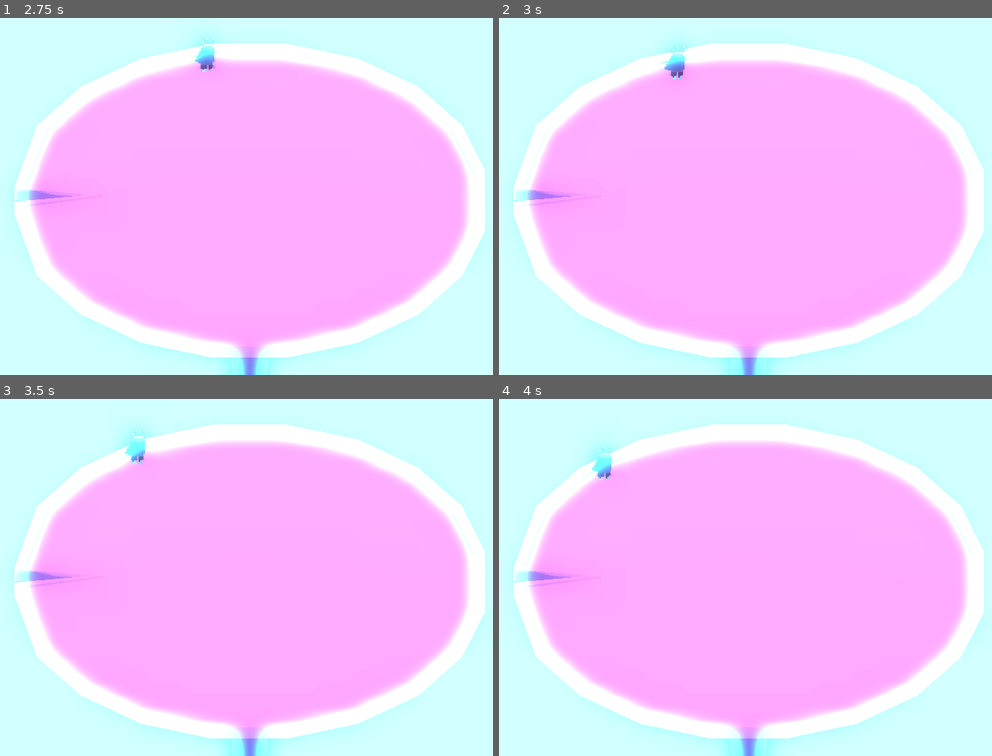
Above: before the commit, frames 1-4 (two rows, left to right).
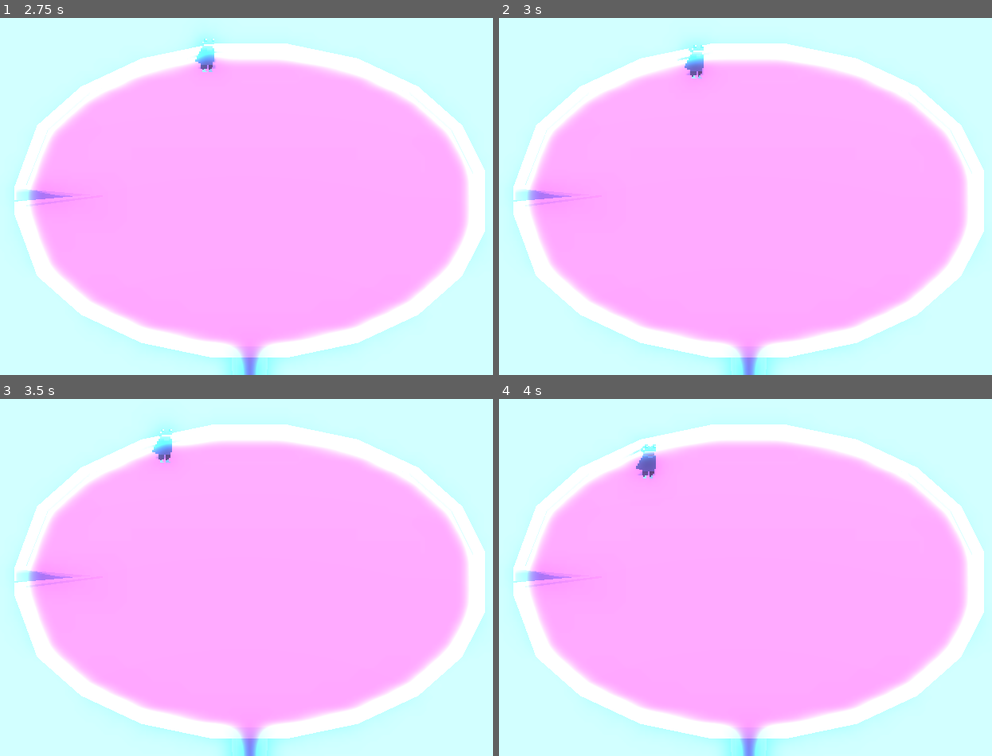
Above: after the commit, the same moments.

Repository: Brainthread/FrogGame
Game: Godot game, scene res://scenes/test.tscn
Same seed, same stepped clock (60 frames per second), same inputs: the game is played once before the commit and once after it.
Inputs (mouse positions are in pixels of both pictures, inside the frame that each line leads up to):
- Up to frame 1 (2.75 s): move the mouse to (211, 267) at 0.52 s; hold Up (up) 0.53-2.03 s; click (211, 267) at 0.6 s; tap Space (jump) at 0.77, 1.52 s; move the mouse to (433, 250) at 1.27 s; click (433, 250) at 1.35 s; move the mouse to (54, 142) at 2.02 s; hold A (left) from 2.03 s (still down); click (54, 142) at 2.1 s
- Up to frame 2 (3 s): keep holding A (left); move the mouse to (775, 196) at 2.77 s; click (775, 196) at 2.85 s
- Up to frame 3 (3.5 s): keep holding A (left); tap Space (jump) at 3.02 s
- Up to frame 4 (4 s): move the mouse to (646, 488) at 3.52 s; release A (left) at 3.53 s; hold S (down) from 3.53 s (still down); click (646, 488) at 3.6 s; tap Space (jump) at 3.77 s

Frame 1 is identical in both runs. In frame 2, 0.6% of the frame differs, in the area x 32-42%, y 7-18%; in frame 3, 0.7%; in frame 4, 0.7%, in the area x 18-32%, y 12-23%.

Commit message:
Create attack-vector

Diff:
--- a/scripts/InputReader.gd
+++ b/scripts/InputReader.gd
@@ -8,14 +8,26 @@
 	movement_vector = Input.get_vector("right", "left", "up", "down")
 
 
-func _get_attack_direction():
+func _get_attack_direction(object):
 	if joystick:
-		pass
+		return null
 	else:
-		_get_relative_screen_position(null, null)
+		return _get_mouse_object_offset(object)
 
-func _get_relative_screen_position(camera, object_position) -> Vector3:
-	return Vector3(NAN, NAN, NAN)
+func _get_object_screen_position(object) -> Vector2:
+	var vp = get_viewport()
+	var cam = vp.get_camera_3d()
+	if cam and object:
+		var screen_pos = cam.unproject_position(object.global_transform.origin)
+		return screen_pos
+	return Vector2(NAN, NAN)
+
+func _get_mouse_object_offset(object) -> Vector2:
+	var screen_pos = _get_object_screen_position(object)
+	var mouse_position = get_viewport().get_mouse_position();
+	var diff = screen_pos - mouse_position;
+	print(diff);
+	return diff.normalized()
 
 
 
--- a/scripts/statemachines/player/states/PlayerGroundAttackState.gd
+++ b/scripts/statemachines/player/states/PlayerGroundAttackState.gd
@@ -17,7 +17,9 @@
 	root = root_node
 
 func _enter_state():
-	attack_direction = Vector3(1, 0, 1)
+	var attack_direction_2D = InputReader._get_attack_direction(root)
+	attack_direction.x = attack_direction_2D.y*-1
+	attack_direction.z = attack_direction_2D.x
 	attack_timer = 0
 	root.velocity = Vector3.ZERO
 	root.move_and_slide()
